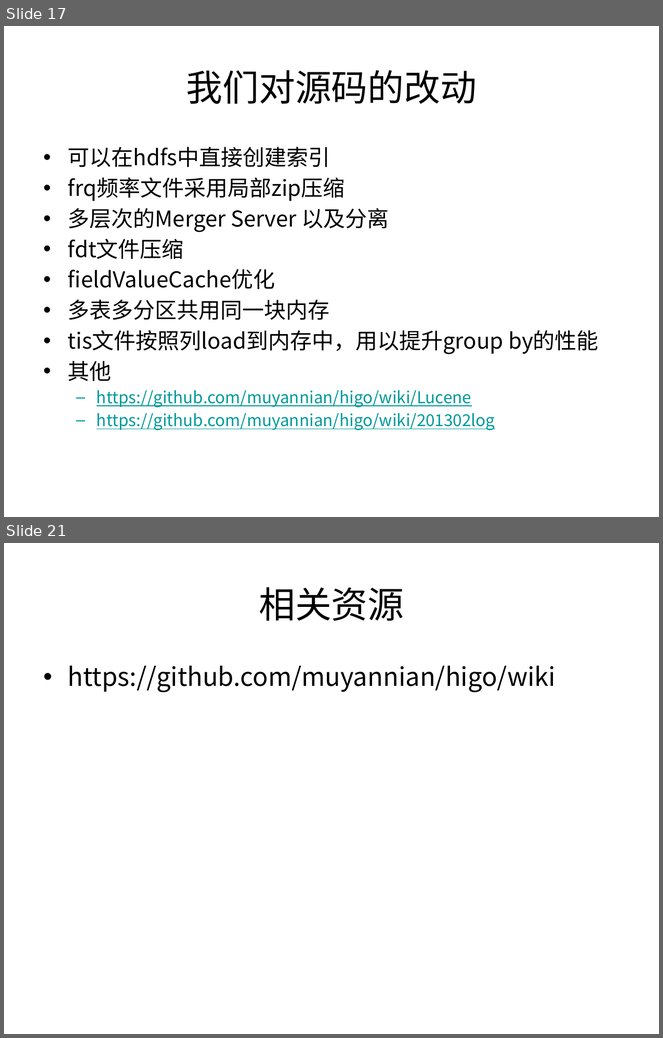
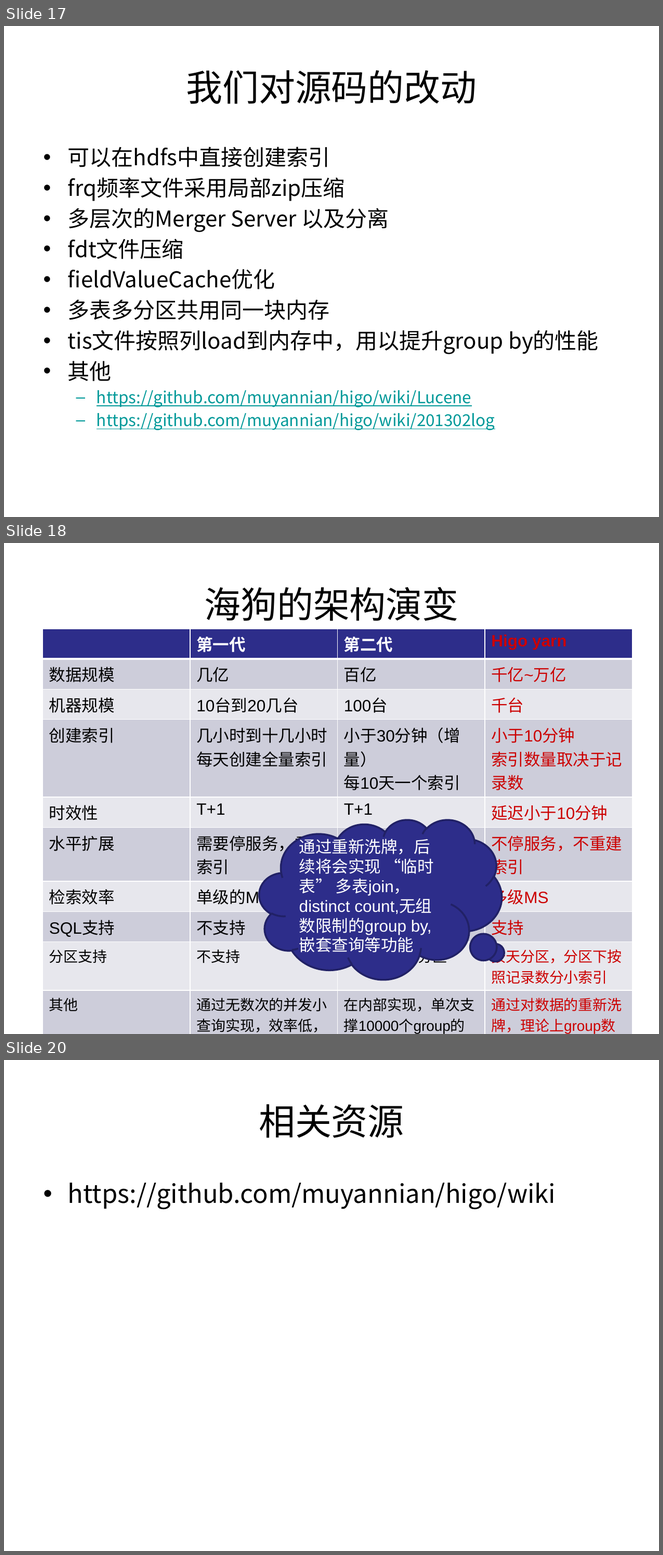
Before and after one commit to muyannian/higo, a slide deck: doc/higo.pptx. Shown one above the other, each under a label of ours: slides 17 and 21 before the commit, slides 17, 18 and 20 after it; the slides between them are not shown. The pictures are 663x1038 and 663x1555 pixels, drawn with LibreOffice and Linux fonts; fonts in the diff are those of the drawing; background and template pictures are left out. Boxes give left, top, right and bottom in pixels: in the first picture for what was removed or moved away, otherwise in the second. Text is boxed around its words. In the diff, an @@ line names an element or a change of style, - is before the commit and + after.

Commit message:
海狗下一版的规划

```diff
--- a/doc/higo.pptx
+++ b/doc/higo.pptx
@@ slide 18 added at box(4, 543, 659, 1034), background picture (left out) @@
@@ title added at box(204, 587, 459, 621), 40 pt, text #000000 @@
+海狗的架构演变
@@ table added at box(42, 629, 632, 1034), 10 rows, 4 columns @@
+ | 第一代 | 第二代 | Higo yarn
+数据规模 | 几亿 | 百亿 | 千亿~万亿
+机器规模 | 10台到20几台 | 100台 | 千台
+创建索引 | 几小时到十几小时 / 每天创建全量索引 | 小于30分钟（增量） / 每10天一个索引 | 小于10分钟 / 索引数量取决于记录数
+时效性 | T+1 | T+1 | 延迟小于10分钟
+水平扩展 | 需要停服务，重建索引 | 停服务，重建索引 | 不停服务，不重建索引
+检索效率 | 单级的MS | 多级MS | 多级MS
+SQL支持 | 不支持 | 支持 | 支持
+分区支持 | 不支持 | 每10天一个分区 | 按天分区，分区下按照记录数分小索引
+其他 | 通过无数次的并发小查询实现，效率低，无法分页，无法计算太多的组数 | 在内部实现，单次支撑10000个group的计算，可分页 | 通过对数据的重新洗牌，理论上group数无限制
@@ thought cloud added at box(259, 820, 502, 979), fill #2D2D8A, outline #212166 2 pt, 18 pt, text #FFFFFF @@
+通过重新洗牌，后续将会实现 “临时表” 多表join，distinct count,无组数限制的group by,嵌套查询等功能
@@ what was slide 21 is now slide 20 @@
```
Also in this commit, not shown: 2 slides changed, 2 slides removed.
